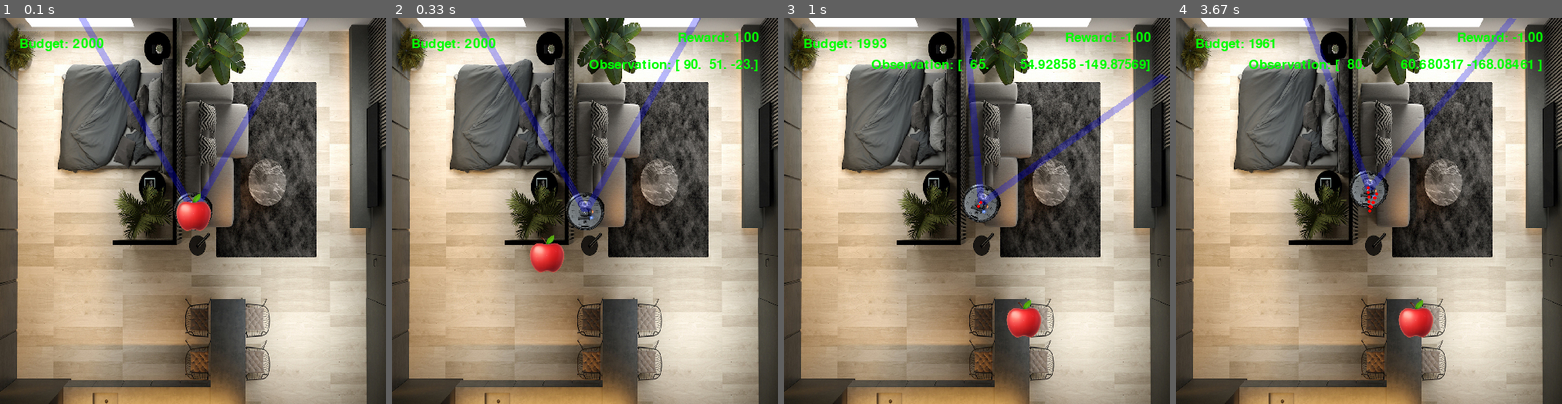
Above: before the commit, frames 1-4 (left to right).
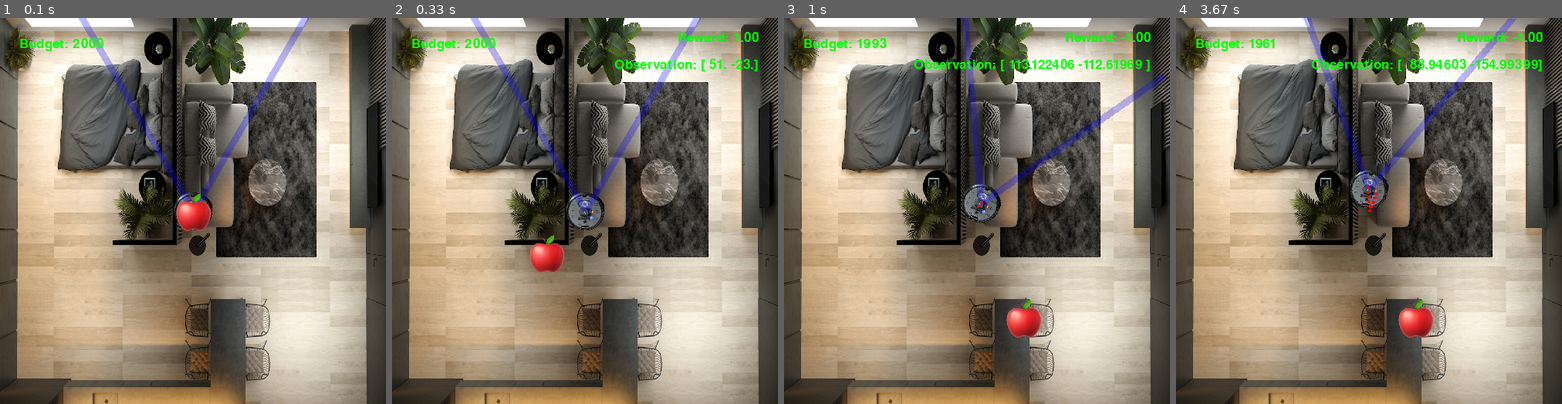
Above: after the commit, the same moments.

Repository: Anwealso/ReLOaD
Game: pygame game, started from reload/simplesim/env_gym.py
Same seed, same stepped clock (60 frames per second), same inputs: the game is played once before the commit and once after it.
Inputs:
- Up to frame 1 (0.1 s): no input
- Up to frame 2 (0.33 s): no input
- Up to frame 3 (1 s): hold Right 0.33-0.8 s; hold Up from 0.83 s (still down)
- Up to frame 4 (3.67 s): release Up at 1.13 s; hold Right 1.17-1.63 s; hold Left 1.67-2.2 s; hold Down 2.23-2.53 s; hold Left 2.57-2.97 s; hold Up 3-3.37 s; hold Right from 3.4 s (still down)

Frame 1 is identical in both runs. In frame 2, 0.4% of the frame differs, in the area x 51-82%, y 10-14%; in frame 3, 1.0%; in frame 4, 1.2%, in the area x 18-94%, y 10-14%.

Commit message:
Removed angle from state vector since target distance is in relative coords

Diff:
--- a/reload/simplesim/env_gym.py
+++ b/reload/simplesim/env_gym.py
@@ -40,10 +40,10 @@
                 #     np.array([0, 0, 0]).astype(np.float32),
                 #     np.array([self.game.sw, self.game.sw, 359]).astype(np.float32),
                 # ), # agent x,y,angle
-                "agent": spaces.Box(
-                    np.array([0]).astype(np.float32),
-                    np.array([359]).astype(np.float32),
-                ), # agent angle
+                # "agent": spaces.Box(
+                #     np.array([0]).astype(np.float32),
+                #     np.array([359]).astype(np.float32),
+                # ), # agent angle
                 "targets": spaces.Box(
                     low=-self.game.window_size, high=self.game.window_size, shape=(2, num_targets), dtype=np.float32
                 ), # target relative positions (x,y)
@@ -76,22 +76,19 @@
 
             dx = target_x_cart - robot_x_cart
             dy = target_y_cart - robot_y_cart
-            target_rel_positions[0][i] = dx
-            target_rel_positions[1][i] = dy
-
             (x_prime, y_prime) = self.world_to_body_frame(dx, dy)
-            print(f"oldvec: {dx}, {dy}")
-            print(f"newvec: {x_prime}, {y_prime}")
-            print(f"================================\n")
+            target_rel_positions[0][i] = x_prime
+            target_rel_positions[1][i] = y_prime
 
         # Agent x,y,angle
         # agent = np.array([self.game.robot.x, self.game.robot.y, self.game.robot.angle]).astype(np.float32)
-        agent = np.array([self.game.robot.angle]).astype(np.float32)
+        # agent = np.array([self.game.robot.angle]).astype(np.float32)
 
         # Current object confidences
         # conf = self.game.current_confidences
 
-        observation =  spaces.utils.flatten(self.observation_space_unflattened, {"agent": agent, "targets": target_rel_positions})
+        # observation =  spaces.utils.flatten(self.observation_space_unflattened, {"agent": agent, "targets": target_rel_positions})
+        observation =  spaces.utils.flatten(self.observation_space_unflattened, {"targets": target_rel_positions})
         return observation
 
     def _get_reward(self, action):
@@ -160,7 +157,6 @@
         else:
             total_num_actions = num_turn_actions + num_move_actions
         min_cost = total_num_actions * self.action_cost
-        # print(f"min_total_num_actions: {total_num_actions}, min_cost: {min_cost}")
 
         return min_cost
 
@@ -169,21 +165,12 @@
         Rotates (no translation) a relative distance vector from world frame into body frame
         """
         v = np.array([[x],[y]])
-        print(v)
-        print(np.shape(v))
-        print("")
 
         d_theta = -(self.game.robot.angle - 90)
         rotation_matrix = np.array([[math.cos(math.radians(d_theta)), -math.sin(math.radians(d_theta))],
                                     [math.sin(math.radians(d_theta)), math.cos(math.radians(d_theta))]])
-        print(rotation_matrix)
-        print(np.shape(rotation_matrix))
-        print("")
 
         v_prime = np.matmul(rotation_matrix, v)
-        print(v_prime)
-        print(np.shape(v_prime))
-        print("")
         x_prime, y_prime = v_prime
 
         return (x_prime, y_prime)
@@ -207,16 +194,6 @@
             # Step the game
             self.game.step(action)
 
-
-            target_x_cart = self.game.targets[0].x
-            target_y_cart = self.game.window_size - self.game.targets[0].y
-            robot_x_cart = self.game.robot.x
-            robot_y_cart = self.game.window_size - self.game.robot.y
-
-            # print(f"target: {(target_x_cart, target_y_cart)}")
-            # print(f"robot: {(self.game.robot.angle, robot_x_cart, robot_y_cart)}")
-            # print("\n")
-
             # Show info on scoreboard
             self.game.set_scoreboard({"Reward": format(self._get_reward(action), ".2f"), "Observation": self._get_obs()})
 
@@ -236,7 +213,6 @@
 
             elif reward > 0:
                 terminated = True
-                # print(f"End Ep Reward: {reward}")
 
 
         # return spaces.utils.flatten(self.observation_space, self._get_obs()), reward, terminated, truncated, info
